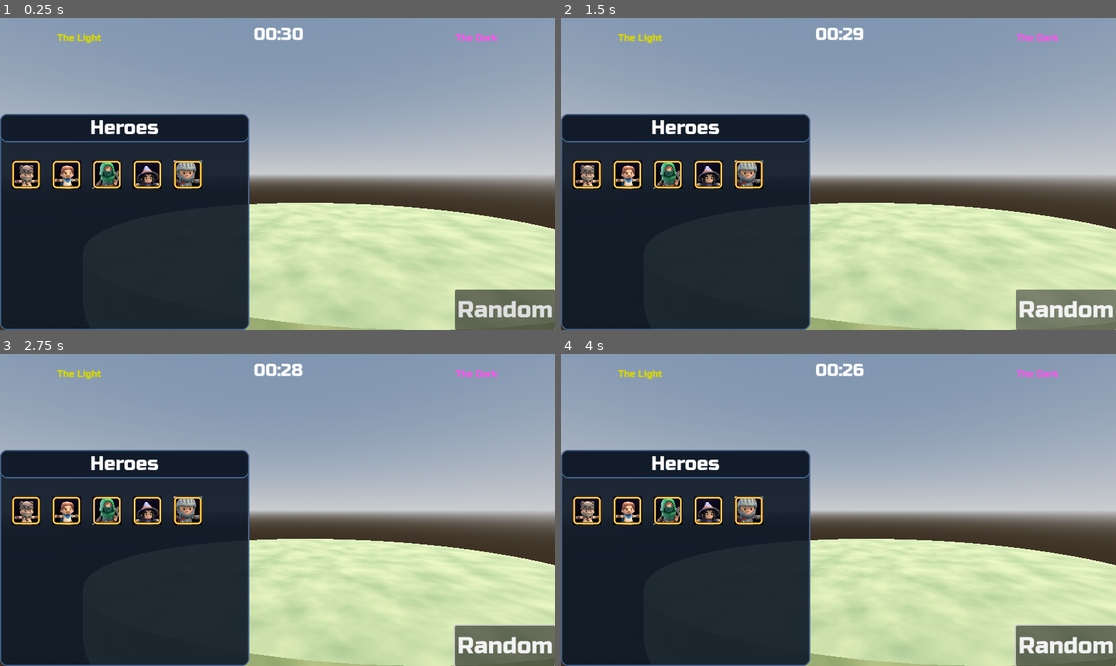
Above: before the commit, frames 1-4 (two rows, left to right).
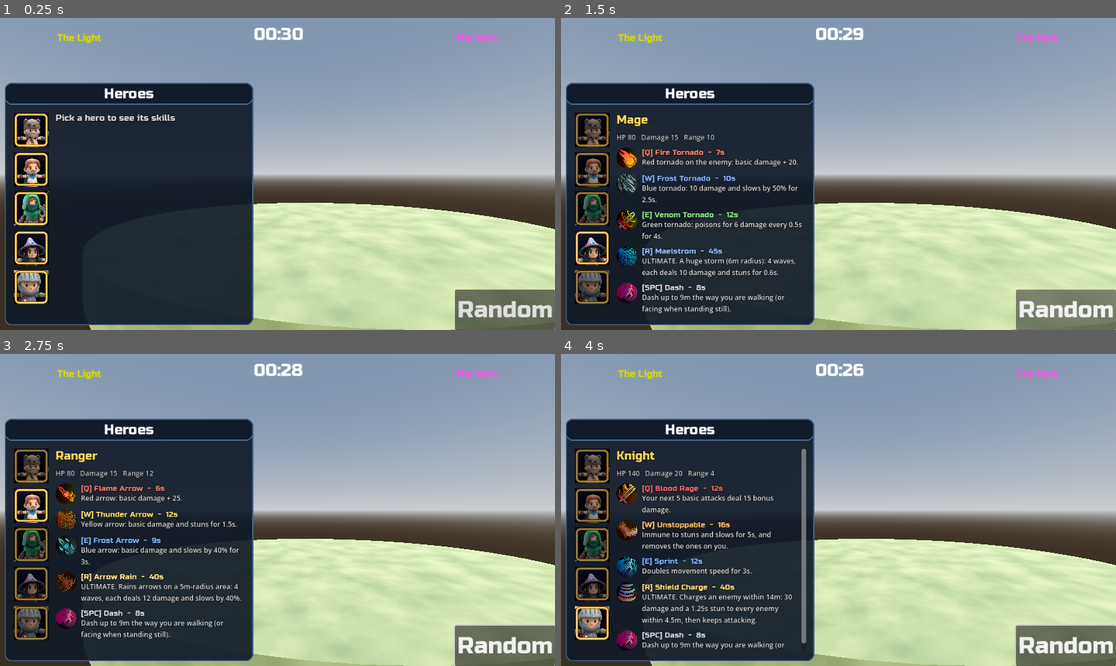
Above: after the commit, the same moments.

Repository: sonksnb1122/MultiplayerDemo
Game: Godot game, scene res://Scene/SelectHero/SelectHero.tscn
Two runs of this game, one before a commit and one after it. Both use one fixed random seed, a clock stepped at 60 frames per second and the inputs below. This scene is started directly instead of the project's main scene.
Inputs (mouse positions are in pixels of both pictures, inside the frame that each line leads up to):
- Up to frame 1 (0.25 s): no input
- Up to frame 2 (1.5 s): click (588, 174) at 0.52 s; click "Random" at 1.25 s
- Up to frame 3 (2.75 s): tap Enter at 2 s; move the mouse to (399, 494) at 2.02 s; hold Right from 2.03 s (still down); hold Right mouse button (Moving) from 2.03 s (still down); click (399, 494) at 2.17 s; tap Space at 2.27 s
- Up to frame 4 (4 s): release Right at 2.75 s; release Right mouse button (Moving) at 2.75 s; tap Space at 2.75 s; drag from (727, 525) to (810, 572) at 2.77 s; tap Enter at 3.5 s; move the mouse to (894, 441) at 3.52 s; hold Right from 3.53 s (still down); tap Q at 3.6 s

The runs differ from the first frame. In frame 1, 12% of the frame differs, in the area x 0-46%, y 20-100%; in frame 2, 15%; in frame 3, 15%; in frame 4, 16%.
Error in both runs: Out of bounds get index '1' (on base: 'Dictionary') (res://Scene/SelectHero/SelectHeroNetworkManager.gd:45)

Commit message:
Improve hero select UI: vertical hero list with skill details panel, centered preview, hero skill description.

Diff:
--- a/Scene/SelectHero/HeroSelectButton.tscn
+++ b/Scene/SelectHero/HeroSelectButton.tscn
@@ -8,13 +8,13 @@
 [sub_resource type="StyleBoxTexture" id="StyleBoxTexture_r7r17"]
 
 [node name="HeroAvatar" type="Control" unique_id=332998304]
-custom_minimum_size = Vector2(50, 50)
+custom_minimum_size = Vector2(60, 60)
 layout_mode = 3
 anchors_preset = 5
 anchor_left = 0.5
 anchor_right = 0.5
-offset_left = -50.0
-offset_bottom = 50.0
+offset_left = -60.0
+offset_bottom = 60.0
 grow_horizontal = 2
 script = ExtResource("1_qmcyk")
 
@@ -27,28 +27,28 @@
 grow_vertical = 2
 
 [node name="Avatar" type="TextureRect" parent="Control" unique_id=603149707]
-custom_minimum_size = Vector2(50, 50)
+custom_minimum_size = Vector2(60, 60)
 layout_mode = 1
 anchors_preset = 5
 anchor_left = 0.5
 anchor_right = 0.5
-offset_left = -25.0
-offset_right = 25.0
-offset_bottom = 50.0
+offset_left = -30.0
+offset_right = 30.0
+offset_bottom = 60.0
 grow_horizontal = 2
 texture = ExtResource("1_r7r17")
 expand_mode = 1
 stretch_mode = 5
 
 [node name="TextureRect2" type="TextureRect" parent="Control" unique_id=1689937012]
-custom_minimum_size = Vector2(50, 50)
+custom_minimum_size = Vector2(60, 60)
 layout_mode = 1
 anchors_preset = 5
 anchor_left = 0.5
 anchor_right = 0.5
-offset_left = -25.0
-offset_right = 25.0
-offset_bottom = 50.0
+offset_left = -30.0
+offset_right = 30.0
+offset_bottom = 60.0
 grow_horizontal = 2
 texture = ExtResource("2_qmcyk")
 expand_mode = 1
@@ -62,7 +62,7 @@
 anchor_bottom = 1.0
 grow_horizontal = 2
 grow_vertical = 2
-theme_override_font_sizes/font_size = 10
+theme_override_font_sizes/font_size = 12
 text = "Locked in"
 vertical_alignment = 1
 
--- a/Scene/SelectHero/SelectHero.gd
+++ b/Scene/SelectHero/SelectHero.gd
@@ -3,7 +3,9 @@
 @export var list_heroes: Array[CharacterData]
 
 @onready var timer_label = $CanvasLayer/Control/MarginContainer/Control/BoxContainer/TimerLabel
-@onready var heroes_container = $CanvasLayer/Control/MarginContainer2/MarginContainer/Control/MarginContainer/HeroesContainer
+@onready var heroes_container = $CanvasLayer/Control/MarginContainer2/MarginContainer/Control/MarginContainer/Row/HeroesContainer
+## Skills of the hero last clicked, beside the hero column
+@onready var skill_list: VBoxContainer = $CanvasLayer/Control/MarginContainer2/MarginContainer/Control/MarginContainer/Row/SkillInfo/SkillList
 @onready var hero_select_button = preload("res://Scene/SelectHero/HeroSelectButton.tscn")
 @onready var heroes_model_container = $HeroModelContainer
 
@@ -25,6 +27,7 @@
 	lock_btn.visible = false
 	list_heroes = CharacterDB.get_all_character()
 	add_heroes_button()
+	_show_hero_info(null)
 	#add heroes select button
 	NetworkManager.server_disconnected.connect(_on_server_disconnected)
 
@@ -97,6 +100,22 @@
 		pass
 	pass
 
+## Where the hero model stands: on the ground (y = 0), centered on screen in the empty space
+## between the hero panel's right edge and the right edge of the screen
+func _preview_position() -> Vector3:
+	var cam := get_node_or_null("Camera3D") as Camera3D
+	var panel := get_node_or_null("CanvasLayer/Control/MarginContainer2/MarginContainer") as Control
+	if cam == null or panel == null:
+		return Vector3.ZERO
+	var screen_w := get_viewport().get_visible_rect().size.x
+	var target_x := (panel.get_global_rect().end.x + screen_w) / 2.0
+	# Same height on screen and same depth as the platform center, moved sideways
+	var depth := -(cam.global_transform.affine_inverse() * Vector3.ZERO).z
+	var origin_on_screen := cam.unproject_position(Vector3.ZERO)
+	var p := cam.project_position(Vector2(target_x, origin_on_screen.y), depth)
+	return Vector3(p.x, 0.0, p.z)
+
+
 func _process(_delta: float) -> void:
 	if _preview_path.is_empty() or not AssetPreloader.is_ready(_preview_path): return
 	for anim_path in HeroModel.animation_paths():
@@ -108,7 +127,7 @@
 		child.queue_free()
 	var hero_model = hero_model_scene.instantiate()
 	heroes_model_container.add_child(hero_model)
-	hero_model.position = Vector3(0,0,0)
+	hero_model.position = _preview_position()
 
 ## Everyone has locked in: start loading the match's heroes and skills now, during the countdown
 func _preload_match_assets() -> void:
@@ -148,6 +167,7 @@
 	return time_string
 
 func _on_hero_change(hero_btn: Node) -> void:
+	_show_hero_info(hero_btn)
 	var is_lock = select_hero_network_manager.hero_selection_status[multiplayer.get_unique_id()][GameDefines.LOCKED]
 	if not is_lock:
 		for child in heroes_model_container.get_children():
@@ -180,3 +200,71 @@
 
 func _on_server_disconnected() -> void:
 	get_tree().change_scene_to_file("res://Scene/MainMenu/MainMenu.tscn")
+
+
+# --- Skill info beside the hero column ---
+
+const INFO_FONT := preload("res://Asset/Art/UI/Fonts/RussoOne_Original.ttf")
+
+
+## Name, stats and the Q W E R + Dash of the hero of [param hero_btn] (null: a hint).
+## The clicked hero is highlighted, the others are dimmed.
+func _show_hero_info(hero_btn: Node) -> void:
+	for btn in heroes_container.get_children():
+		btn.modulate = Color.WHITE if hero_btn == null or btn == hero_btn else Color(0.6, 0.6, 0.6)
+	for child in skill_list.get_children():
+		child.queue_free()
+	if hero_btn == null:
+		skill_list.add_child(_info_label("Pick a hero to see its skills", 15, Color(0.85, 0.85, 0.85), INFO_FONT))
+		return
+	var data: CharacterData = hero_btn.character_data
+	skill_list.add_child(_info_label(data.name, 20, Color(1, 0.85, 0.35), INFO_FONT))
+	skill_list.add_child(_info_label("HP %d   Damage %d   Range %d" % [data.hp, data.damage, data.attack_range], 12, Color(0.8, 0.8, 0.8)))
+	var skills := SkillDB.get_skills(data.id)
+	for i in skills.size():
+		skill_list.add_child(_skill_row(skills[i], SkillCaster.KEY_LABELS[i] if i < SkillCaster.KEY_LABELS.size() else ""))
+
+
+func _skill_row(skill: SkillData, key: String) -> Control:
+	var row := HBoxContainer.new()
+	row.add_theme_constant_override("separation", 8)
+	row.size_flags_horizontal = Control.SIZE_EXPAND_FILL
+	# Round icon in the skill's color
+	var icon_box := Panel.new()
+	icon_box.custom_minimum_size = Vector2(36, 36)
+	icon_box.size_flags_vertical = Control.SIZE_SHRINK_BEGIN
+	icon_box.clip_children = CanvasItem.CLIP_CHILDREN_AND_DRAW
+	var style := StyleBoxFlat.new()
+	style.bg_color = skill.color.darkened(0.35)
+	style.set_corner_radius_all(19)
+	style.anti_aliasing = true
+	icon_box.add_theme_stylebox_override("panel", style)
+	if not skill.icon.is_empty() and ResourceLoader.exists(skill.icon):
+		var icon := TextureRect.new()
+		icon.texture = load(skill.icon)
+		icon.expand_mode = TextureRect.EXPAND_IGNORE_SIZE
+		icon.stretch_mode = TextureRect.STRETCH_KEEP_ASPECT_COVERED
+		icon.set_anchors_preset(Control.PRESET_FULL_RECT)
+		icon_box.add_child(icon)
+	row.add_child(icon_box)
+	var text := VBoxContainer.new()
+	text.size_flags_horizontal = Control.SIZE_EXPAND_FILL
+	text.add_theme_constant_override("separation", 0)
+	text.add_child(_info_label("[%s] %s  -  %ds" % [key, skill.display_name, int(skill.cooldown)], 13, skill.color.lightened(0.35), INFO_FONT))
+	text.add_child(_info_label(skill.description, 12, Color(0.9, 0.9, 0.9)))
+	row.add_child(text)
+	return row
+
+
+func _info_label(text: String, font_size: int, color: Color, font: Font = null) -> Label:
+	var l := Label.new()
+	l.text = text
+	l.autowrap_mode = TextServer.AUTOWRAP_WORD_SMART
+	l.size_flags_horizontal = Control.SIZE_EXPAND_FILL
+	l.add_theme_font_size_override("font_size", font_size)
+	l.add_theme_color_override("font_color", color)
+	l.add_theme_constant_override("outline_size", 3)
+	l.add_theme_color_override("font_outline_color", Color(0, 0, 0, 0.8))
+	if font != null:
+		l.add_theme_font_override("font", font)
+	return l
--- a/Scene/SelectHero/SelectHero.tscn
+++ b/Scene/SelectHero/SelectHero.tscn
@@ -164,8 +164,10 @@
 anchors_preset = 2
 anchor_top = 1.0
 anchor_bottom = 1.0
-offset_top = -374.0
-offset_right = 431.0
+offset_left = 8.0
+offset_top = -428.0
+offset_right = 438.0
+offset_bottom = -8.0
 grow_vertical = 0
 
 [node name="Control" type="Control" parent="CanvasLayer/Control/MarginContainer2/MarginContainer" unique_id=1194946992]
@@ -187,7 +189,7 @@
 offset_bottom = 23.0
 grow_horizontal = 2
 theme_override_fonts/font = ExtResource("3_1nn6x")
-theme_override_font_sizes/font_size = 33
+theme_override_font_sizes/font_size = 24
 theme_override_styles/normal = SubResource("StyleBoxTexture_ng2d0")
 text = "Heroes"
 horizontal_alignment = 1
@@ -199,16 +201,31 @@
 anchor_bottom = 1.0
 grow_horizontal = 2
 grow_vertical = 2
-theme_override_constants/margin_left = 20
-theme_override_constants/margin_top = 80
-theme_override_constants/margin_right = 20
-theme_override_constants/margin_bottom = 20
-
-[node name="HeroesContainer" type="GridContainer" parent="CanvasLayer/Control/MarginContainer2/MarginContainer/Control/MarginContainer" unique_id=2013998394]
-layout_mode = 2
-theme_override_constants/h_separation = 20
-theme_override_constants/v_separation = 20
-columns = 5
+theme_override_constants/margin_left = 16
+theme_override_constants/margin_top = 52
+theme_override_constants/margin_right = 14
+theme_override_constants/margin_bottom = 16
+
+[node name="Row" type="HBoxContainer" parent="CanvasLayer/Control/MarginContainer2/MarginContainer/Control/MarginContainer"]
+layout_mode = 2
+theme_override_constants/separation = 12
+
+[node name="HeroesContainer" type="GridContainer" parent="CanvasLayer/Control/MarginContainer2/MarginContainer/Control/MarginContainer/Row" unique_id=2013998394]
+layout_mode = 2
+size_flags_vertical = 0
+theme_override_constants/h_separation = 0
+theme_override_constants/v_separation = 8
+columns = 1
+
+[node name="SkillInfo" type="ScrollContainer" parent="CanvasLayer/Control/MarginContainer2/MarginContainer/Control/MarginContainer/Row"]
+layout_mode = 2
+size_flags_horizontal = 3
+horizontal_scroll_mode = 0
+
+[node name="SkillList" type="VBoxContainer" parent="CanvasLayer/Control/MarginContainer2/MarginContainer/Control/MarginContainer/Row/SkillInfo"]
+layout_mode = 2
+size_flags_horizontal = 3
+theme_override_constants/separation = 9
 
 [node name="Control" type="HBoxContainer" parent="CanvasLayer/Control" unique_id=1459096401]
 layout_mode = 1
--- a/Script/Skills/SkillBar.gd
+++ b/Script/Skills/SkillBar.gd
@@ -141,7 +141,7 @@
 	_attack_holder = _make_holder(ATTACK_CENTER, d)
 	var bg := Panel.new()
 	bg.mouse_filter = Control.MOUSE_FILTER_PASS
-	bg.tooltip_text = "Đánh thường [A]\nĐánh kẻ địch gần nhất"
+	bg.tooltip_text = "Attack [A]\nAttacks the closest enemy"
 	bg.size = size_px
 	bg.add_theme_stylebox_override("panel", _circle_style(Color(0.07, 0.11, 0.14, 0.82), int(d / 2.0) + 1))
 	_attack_holder.add_child(bg)
@@ -175,7 +175,7 @@
 	# Round slot: the background circle clips everything inside it (icon, cooldown shade)
 	var slot := Panel.new()
 	slot.mouse_filter = Control.MOUSE_FILTER_PASS
-	slot.tooltip_text = "%s [%s]\n%s\nHồi chiêu: %ds" % [skill.display_name, SkillCaster.KEY_LABELS[i], skill.description, int(skill.cooldown)]
+	slot.tooltip_text = "%s [%s]\n%s\nCooldown: %ds" % [skill.display_name, SkillCaster.KEY_LABELS[i], skill.description, int(skill.cooldown)]
 	slot.size = size_px
 	slot.clip_children = CanvasItem.CLIP_CHILDREN_AND_DRAW
 	slot.add_theme_stylebox_override("panel", _circle_style(skill.color.darkened(0.35), int(d / 2.0) + 1))
--- a/Script/Skills/SkillDB.gd
+++ b/Script/Skills/SkillDB.gd
@@ -44,7 +44,7 @@
 
 const DASH := {
 	"id": "dash", "icon": ICONS + "lightning_dash_purple.png", "display_name": "Dash", "color": Color(0.75, 0.78, 0.85),
-	"description": "Lướt nhanh tới 9m về phía con trỏ.",
+	"description": "Dash up to 9m the way you are walking (or facing when standing still).",
 	"kind": SkillData.Kind.DASH, "cooldown": 8.0, "cast_range": 9.0, "dash_speed": 42.0,
 	"cast_time": 0.0, "impact_delay": 0.0,
 }
@@ -82,17 +82,17 @@
 	return {
 		RANGER: [
 			_arrow({"id": "ranger_red", "icon": ICONS + "knife_red.png", "display_name": "Flame Arrow", "color": Color(0.9, 0.2, 0.1),
-				"description": "Mũi tên đỏ: sát thương cơ bản + 25.",
+				"description": "Red arrow: basic damage + 25.",
 				"cooldown": 6.0, "uses_base_damage": true, "bonus_damage": 25, "vfx_scene": JAVELIN_RED}),
 			_arrow({"id": "ranger_yellow", "icon": ICONS + "lightning_orange.png", "display_name": "Thunder Arrow", "color": Color(0.95, 0.8, 0.1),
-				"description": "Mũi tên vàng: sát thương cơ bản, làm choáng 1.5 giây.",
+				"description": "Yellow arrow: basic damage and stuns for 1.5s.",
 				"cooldown": 12.0, "uses_base_damage": true, "stun_duration": 1.5, "vfx_scene": JAVELIN_YELLOW}),
 			_arrow({"id": "ranger_blue", "icon": ICONS + "knife_white.png", "display_name": "Frost Arrow", "color": Color(0.2, 0.55, 1.0),
-				"description": "Mũi tên xanh: sát thương cơ bản, làm chậm 40% trong 3 giây.",
+				"description": "Blue arrow: basic damage and slows by 40% for 3s.",
 				"cooldown": 9.0, "uses_base_damage": true, "slow_percent": 0.4, "slow_duration": 3.0,
 				"vfx_scene": JAVELIN_BLUE}),
 			{"id": "ranger_arrow_rain", "icon": ICONS + "knife_impact_orange.png", "sound": "shoot", "hit_sound": "arrow_wave", "display_name": "Arrow Rain", "color": Color(1.0, 0.85, 0.4),
-				"description": "CHIÊU CUỐI. Mưa tên xuống vùng bán kính 5m dưới con trỏ: 4 đợt, mỗi đợt 12 sát thương và làm chậm 40%.",
+				"description": "ULTIMATE. Rains arrows on a 5m-radius area: 4 waves, each deals 12 damage and slows by 40%.",
 				"kind": SkillData.Kind.AREA_AT_POINT, "cooldown": 40.0, "cast_range": 14.0, "cast_time": 0.4,
 				"impact_delay": 0.45, "radius": 5.0, "hits": 4, "hit_interval": 0.5, "bonus_damage": 12,
 				"slow_percent": 0.4, "slow_duration": 1.0, "rain_model": ARROW_MODEL, "rain_count": 16,
@@ -100,58 +100,58 @@
 		],
 		BARBARIAN: [
 			{"id": "barbarian_heavy_steel", "icon": ICONS + "sword_bash_orange.png", "sound": "swipe", "hit_sound": "axe_heavy", "display_name": "Heavy Steel", "color": Color(0.75, 0.75, 0.8),
-				"description": "Cần kẻ địch trong 9m. Đứng tại chỗ đánh hết 1 đòn, đập xuống đất phía trước, choáng mọi kẻ địch trong bán kính 9m quanh Barbarian trong 1.5 giây.",
+				"description": "Needs an enemy within 9m. Slams the ground, stunning every enemy within 9m for 1.5s.",
 				"kind": SkillData.Kind.AREA_IN_FRONT, "cooldown": 10.0, "wait_for_attack_animation": true,
 				"needs_target": true, "cast_range": 9.0,
 				"radius": 9.0, "forward_distance": 4.0, "area_on_caster": true, "stun_duration": 1.5,
 				"vfx_scene": HIT_HEAVY_STEEL, "vfx_scale": 5.25},
 			{"id": "barbarian_ground_blast", "icon": ICONS + "rock_blade_brown.png", "sound": "swipe", "hit_sound": "blast", "display_name": "Ground Blast", "color": Color(1.0, 0.45, 0.1),
-				"description": "Cần kẻ địch trong 15m. Đánh hết 1 đòn rồi nổ lửa cách 8m về phía kẻ địch, gây 45 sát thương trong bán kính 7.5m.",
+				"description": "Needs an enemy within 15m. A fire blast 8m toward the enemy deals 45 damage in a 7.5m radius.",
 				"kind": SkillData.Kind.AREA_IN_FRONT, "cooldown": 8.0, "wait_for_attack_animation": true,
 				"needs_target": true, "cast_range": 15.0,
 				"radius": 7.5, "forward_distance": 8.0, "bonus_damage": 45,
 				"vfx_scene": GROUND_BLAST_FIRE, "vfx_scale": 3.3},
 			{"id": "barbarian_bubble_shock", "icon": ICONS + "ice_shield_white.png", "sound": "shield_up", "hit_sound": "", "display_name": "Bubble Shock", "color": Color(0.3, 0.75, 1.0),
-				"description": "Khiên phép hấp thụ 80 sát thương, vỡ khi hết lượng hấp thụ (tối đa 8 giây).",
+				"description": "A magic shield absorbs 80 damage (lasts up to 8s).",
 				"kind": SkillData.Kind.SELF_BUFF, "cooldown": 15.0, "cast_time": 0.0,
 				"buff": SkillData.Buff.SHIELD, "buff_value": 80.0, "buff_duration": 8.0},
 			{"id": "barbarian_whirlwind", "icon": ICONS + "whirlwind_red.png", "sound": "fire", "hit_sound": "swipe", "display_name": "Whirlwind", "color": Color(1.0, 0.3, 0.15),
-				"description": "CHIÊU CUỐI. Xoay rìu 6 lần trong 2.4 giây quanh mình (bán kính 7.5m), mỗi lần 14 sát thương. Vẫn di chuyển được.",
+				"description": "ULTIMATE. Spins 6 times over 2.4s, dealing 14 damage per spin within 7.5m. Can still move.",
 				"kind": SkillData.Kind.AREA_AROUND_CASTER, "cooldown": 45.0, "cast_time": 0.0, "impact_delay": 0.0,
 				"radius": 7.5, "hits": 6, "hit_interval": 0.4, "bonus_damage": 14,
 				"caster_animation": "ultimate", "aura_vfx": TORNADO_RED, "aura_scale_xz": 1.6, "aura_scale_y": 0.35},
 		],
 		MAGE: [
 			_tornado({"id": "mage_red", "icon": ICONS + "fire_ball_red.png", "display_name": "Fire Tornado", "color": Color(0.95, 0.25, 0.1),
-				"description": "Lốc xoáy đỏ tại vị trí kẻ địch: sát thương cơ bản + 20.",
+				"description": "Red tornado on the enemy: basic damage + 20.",
 				"cooldown": 7.0, "uses_base_damage": true, "bonus_damage": 20, "vfx_scene": TORNADO_RED}),
 			_tornado({"id": "mage_blue", "icon": ICONS + "ice_strike_white.png", "display_name": "Frost Tornado", "color": Color(0.25, 0.5, 1.0),
-				"description": "Lốc xoáy xanh dương: 10 sát thương, làm chậm 50% trong 2.5 giây.",
+				"description": "Blue tornado: 10 damage and slows by 50% for 2.5s.",
 				"cooldown": 10.0, "bonus_damage": 10, "slow_percent": 0.5, "slow_duration": 2.5,
 				"vfx_scene": TORNADO_BLUE}),
 			_tornado({"id": "mage_green", "icon": ICONS + "wind_slicer_green.png", "display_name": "Venom Tornado", "color": Color(0.3, 0.85, 0.25),
-				"description": "Lốc xoáy xanh lá: mất 6 máu mỗi 0.5 giây trong 4 giây.",
+				"description": "Green tornado: poisons for 6 damage every 0.5s for 4s.",
 				"cooldown": 12.0, "dot_damage": 6, "dot_interval": 0.5, "dot_duration": 4.0,
 				"vfx_scene": TORNADO_GREEN}),
 			{"id": "mage_maelstrom", "icon": ICONS + "lightning_cyan.png", "sound": "wind", "hit_sound": "", "display_name": "Maelstrom", "color": Color(0.35, 0.6, 1.0),
-				"description": "CHIÊU CUỐI. Cơn lốc lớn dưới con trỏ (bán kính 6m): 4 đợt, mỗi đợt 10 sát thương và choáng 0.6 giây.",
+				"description": "ULTIMATE. A huge storm (6m radius): 4 waves, each deals 10 damage and stuns for 0.6s.",
 				"kind": SkillData.Kind.AREA_AT_POINT, "cooldown": 45.0, "cast_range": 13.0, "cast_time": 0.5,
 				"impact_delay": 0.35, "radius": 6.0, "hits": 4, "hit_interval": 0.5, "bonus_damage": 10,
 				"stun_duration": 0.6, "vfx_scene": TORNADO_BLUE, "vfx_scale": 2.2, "vfx_lifetime": 2.2},
 		],
 		ROGUE: [
 			_orb({"id": "rogue_red", "icon": ICONS + "grenade_red.png", "display_name": "Inferno Orb", "color": Color(1.0, 0.3, 0.1),
-				"description": "Cầu đỏ: sát thương cơ bản + 25.",
+				"description": "Red orb: basic damage + 25.",
 				"cooldown": 6.0, "uses_base_damage": true, "bonus_damage": 25, "vfx_scene": ORB_RED}),
 			_orb({"id": "rogue_purple", "icon": ICONS + "arcane_purple.png", "display_name": "Plague Orb", "color": Color(0.65, 0.25, 1.0),
-				"description": "Cầu tím: mất 5 máu mỗi 0.5 giây trong 4 giây.",
+				"description": "Purple orb: poisons for 5 damage every 0.5s for 4s.",
 				"cooldown": 10.0, "dot_damage": 5, "dot_interval": 0.5, "dot_duration": 4.0,
 				"vfx_scene": ORB_PURPLE}),
 			_orb({"id": "rogue_black", "icon": ICONS + "spell_break_black.png", "display_name": "Void Orb", "color": Color(0.2, 0.15, 0.25),
-				"description": "Cầu đen: 10 sát thương, làm choáng 1.5 giây.",
+				"description": "Black orb: 10 damage and stuns for 1.5s.",
 				"cooldown": 12.0, "bonus_damage": 10, "stun_duration": 1.5, "vfx_scene": ORB_BLACK}),
 			{"id": "rogue_crimson_bolt", "icon": ICONS + "beam_pink.png", "sound": "bolt", "hit_sound": "", "display_name": "Crimson Bolt", "color": Color(1.0, 0.2, 0.15),
-				"description": "CHIÊU CUỐI. Bắn một mũi tên lớn bọc sấm sét đỏ bay thẳng 26m về phía con trỏ, xuyên qua mọi vật cản: 55 sát thương mọi kẻ địch trên đường bay.",
+				"description": "ULTIMATE. A huge red lightning bolt flies 26m in a line, through walls, dealing 55 damage to every enemy it passes.",
 				"kind": SkillData.Kind.LINE_SHOT, "cooldown": 40.0, "cast_range": 26.0, "cast_time": 0.35,
 				"impact_delay": 0.25, "radius": 2.2, "bonus_damage": 55, "projectile_speed": 38.0,
 				"projectile_height": 2.0, "projectile_model": CROSSBOW_BOLT_MODEL,
@@ -160,19 +160,19 @@
 		],
 		KNIGHT: [
 			{"id": "knight_rage", "icon": ICONS + "enhanced_sword_red.png", "sound": "charge_rage", "hit_sound": "", "display_name": "Blood Rage", "color": Color(0.9, 0.1, 0.1),
-				"description": "5 đòn đánh thường tiếp theo gây thêm 15 sát thương.",
+				"description": "Your next 5 basic attacks deal 15 bonus damage.",
 				"kind": SkillData.Kind.SELF_BUFF, "cooldown": 12.0, "cast_time": 0.0,
 				"buff": SkillData.Buff.EMPOWER_ATTACKS, "buff_value": 15.0, "buff_count": 5},
 			{"id": "knight_unstoppable", "icon": ICONS + "augmentation_orange.png", "sound": "charge_guard", "hit_sound": "", "display_name": "Unstoppable", "color": Color(1.0, 0.6, 0.1),
-				"description": "Kháng mọi hiệu ứng khống chế (choáng, làm chậm) trong 5 giây và giải các hiệu ứng đang dính.",
+				"description": "Immune to stuns and slows for 5s, and removes the ones on you.",
 				"kind": SkillData.Kind.SELF_BUFF, "cooldown": 16.0, "cast_time": 0.0,
 				"buff": SkillData.Buff.CC_IMMUNE, "buff_duration": 5.0},
 			{"id": "knight_sprint", "icon": ICONS + "lightning_dash_cyan.png", "sound": "charge_speed", "hit_sound": "", "display_name": "Sprint", "color": Color(0.2, 0.55, 1.0),
-				"description": "Tăng gấp đôi tốc độ di chuyển trong 3 giây.",
+				"description": "Doubles movement speed for 3s.",
 				"kind": SkillData.Kind.SELF_BUFF, "cooldown": 12.0, "cast_time": 0.0,
 				"buff": SkillData.Buff.HASTE, "buff_value": 2.0, "buff_duration": 3.0},
 			{"id": "knight_shield_charge", "icon": ICONS + "shield_colored.png", "sound": "dash", "hit_sound": "metal_clang", "display_name": "Shield Charge", "color": Color(1.0, 0.8, 0.25),
-				"description": "CHIÊU CUỐI. Lao tới kẻ địch trong 14m, đập khiên: 30 sát thương và choáng 1.25 giây mọi kẻ địch trong 4.5m, rồi đánh tiếp mục tiêu.",
+				"description": "ULTIMATE. Charges an enemy within 14m: 30 damage and a 1.25s stun to every enemy within 4.5m, then keeps attacking.",
 				"kind": SkillData.Kind.DASH, "needs_target": true, "cooldown": 40.0, "cast_range": 14.0,
 				"cast_time": 0.0, "impact_delay": 0.0, "dash_speed": 45.0, "radius": 4.5, "bonus_damage": 30,
 				"stun_duration": 1.25, "vfx_scene": HIT_HEAVY_STEEL, "vfx_scale": 3.0},
